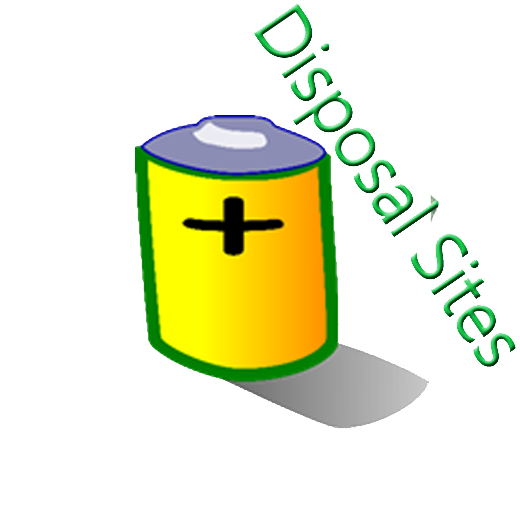
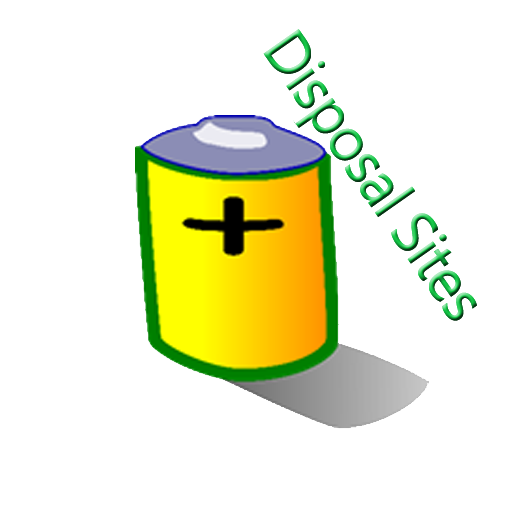
Two versions of the same layered image (520x522). Layer-by-layer changes:
added layer "图层 2" above "图层 1" over <box>263,29,477,321</box>
painted on "图层 1" over <box>254,3,516,367</box>
